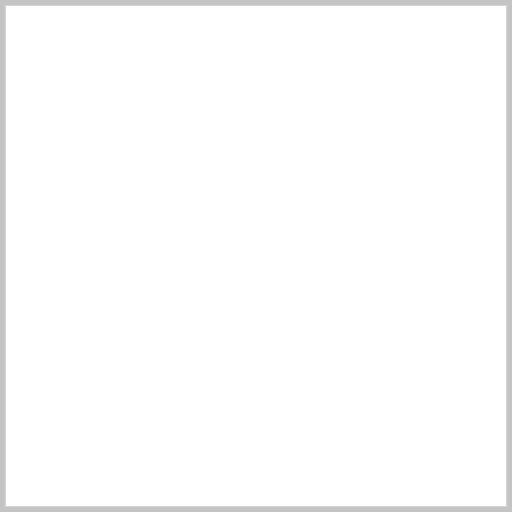
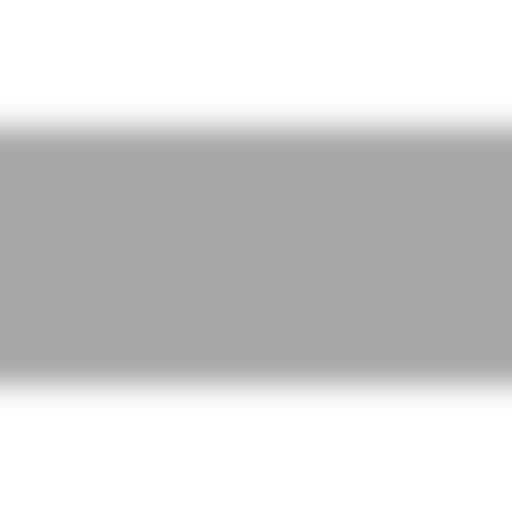
Layered file, before and after one edit (512px x 512px). Changes by layer:
renamed "Livello 1" to "Livello 1 copia", hid it over [0, 0, 512, 512]
added layer "Livello 2 copia" above "Livello 2" over [0, 94, 512, 418]
